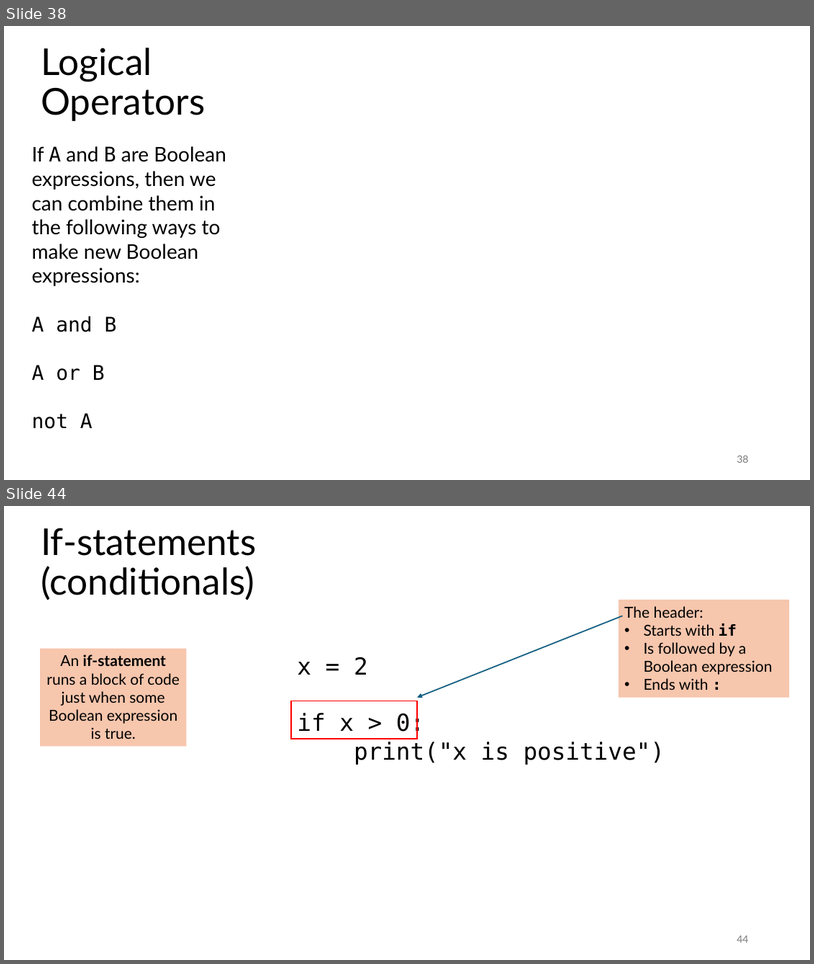
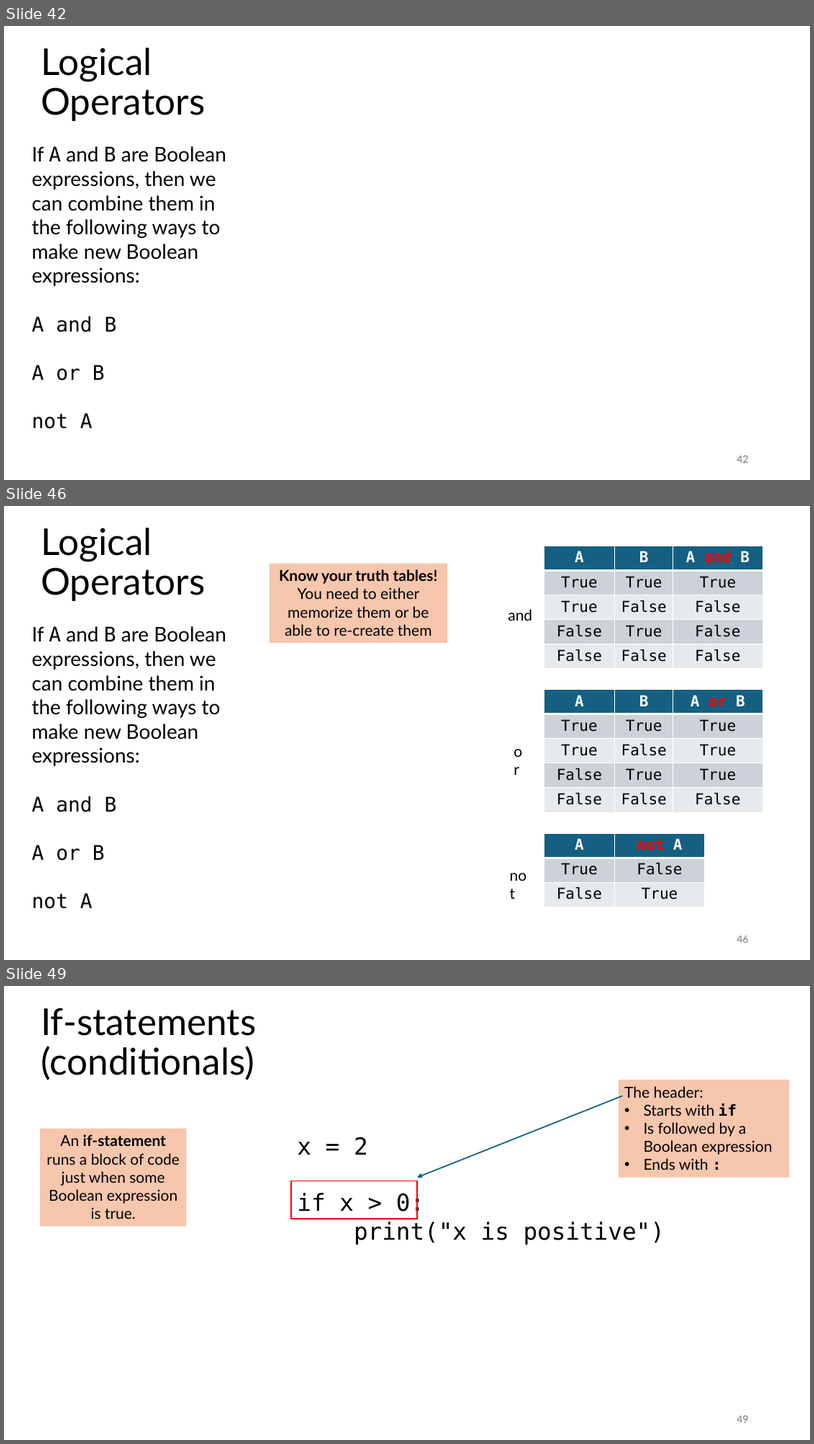
Before and after one commit to tjd1234/cmpt120spring2026, a slide deck: lecture_notes/chapter5/chapter5.pptx. Shown one above the other, each under a label of ours: slides 38 and 44 before the commit, slides 42, 46 and 49 after it; the slides between them are not shown. The pictures are 814x964 and 814x1444 pixels, drawn with LibreOffice and Linux fonts; fonts in the diff are those of the drawing. Boxes give left, top, right and bottom in pixels: in the first picture for what was removed or moved away, otherwise in the second. Text is boxed around its words. In the diff, an @@ line names an element or a change of style, - is before the commit and + after.

```diff
--- a/lecture_notes/chapter5/chapter5.pptx
+++ b/lecture_notes/chapter5/chapter5.pptx
@@ slide 46 added at [4, 506, 810, 960], background #FFFFFF @@
@@ title added at [41, 528, 205, 601], 44 pt, text #000000 @@
+Logical Operators
@@ table added at [544, 546, 763, 669], 5 rows, 3 columns @@
+A | B | A and B
+True | True | True
+True | False | False
+False | True | False
+False | False | False
@@ rectangle added at [270, 564, 448, 643], fill #F6C6AD, 18 pt, text #000000 @@
+Know your truth tables!
+You need to either memorize them or be able to re-create them
@@ text added at [508, 609, 532, 620], 18 pt, text #000000 @@
+and
@@ text added at [32, 626, 226, 908], 24 pt, text #000000 @@
+If A and B are Boolean expressions, then we can combine them in the following ways to make new Boolean expressions:
+A and B
+A or B
+not A
@@ table added at [544, 690, 763, 812], 5 rows, 3 columns @@
+A | B | A or B
+True | True | True
+True | False | True
+False | True | True
+False | False | False
@@ text added at [709, 698, 727, 707], 18 pt, text #000000 @@
+or
@@ table added at [544, 834, 705, 907], 3 rows, 2 columns @@
+A | not A
+True | False
+False | True
@@ text added at [637, 839, 664, 850], 18 pt, text #000000 @@
+not
@@ page number added at [737, 935, 748, 942], 12 pt, text #797979 @@
+46
@@ what was slide 38 is now slide 42 @@
@@ page number at [737, 455, 748, 462]: text changed @@
-38
+42
@@ what was slide 44 is now slide 49 @@
@@ page number at [737, 1415, 748, 1422]: text changed @@
-44
+49
```
Also in this commit, not shown: 27 slides changed, 4 other slides added, 56 other files.
